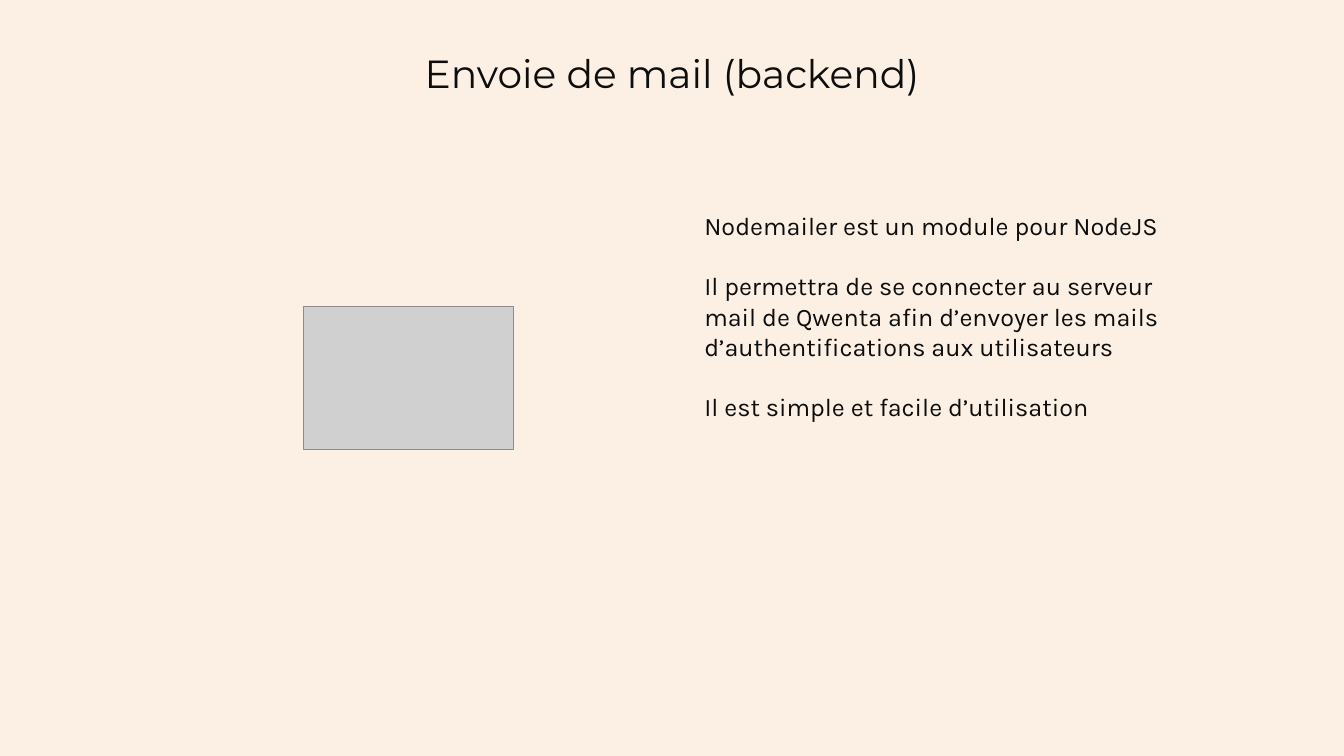
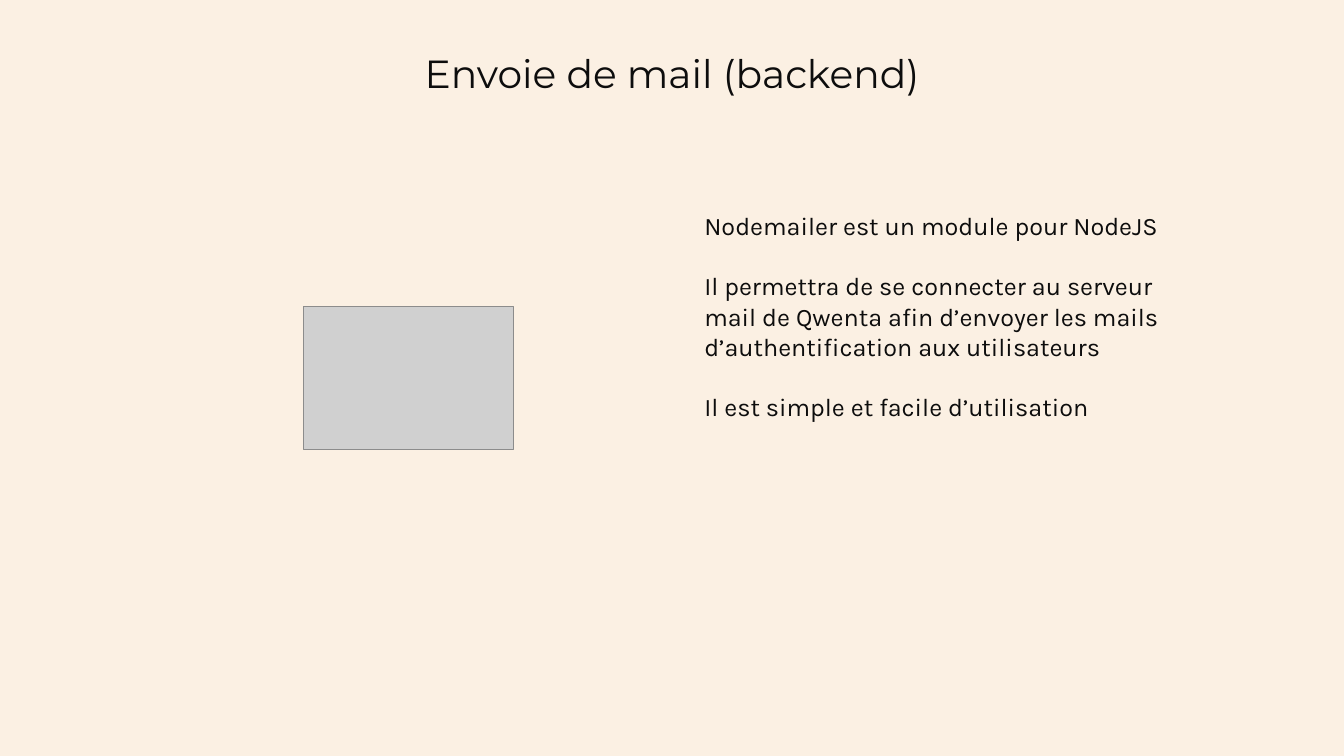
Before and after one commit to Arnaud-B-OC/oc-p4, a slide deck: slide 5 of Présentation - Solution Technique.pptx. Drawn at 1344x756 pixels with LibreOffice and Linux fonts; fonts in the diff are those of the drawing; grey boxes stand for pictures. Boxes give left, top, right and bottom in pixels: in the first picture for what was removed or moved away, otherwise in the second. Text is boxed around its words. In the diff, an @@ line names an element or a change of style, - is before the commit and + after.

```diff
--- a/Présentation - Solution Technique.pptx
+++ b/Présentation - Solution Technique.pptx
@@ text at (704,277,1158,357): text changed @@
-Il permettra de se connecter au serveur mail de Qwenta afin d’envoyer les mails d’authentifications aux utilisateurs
+Il permettra de se connecter au serveur mail de Qwenta afin d’envoyer les mails d’authentification aux utilisateurs
```
Also in this commit, not shown: 1 other slide changed.
